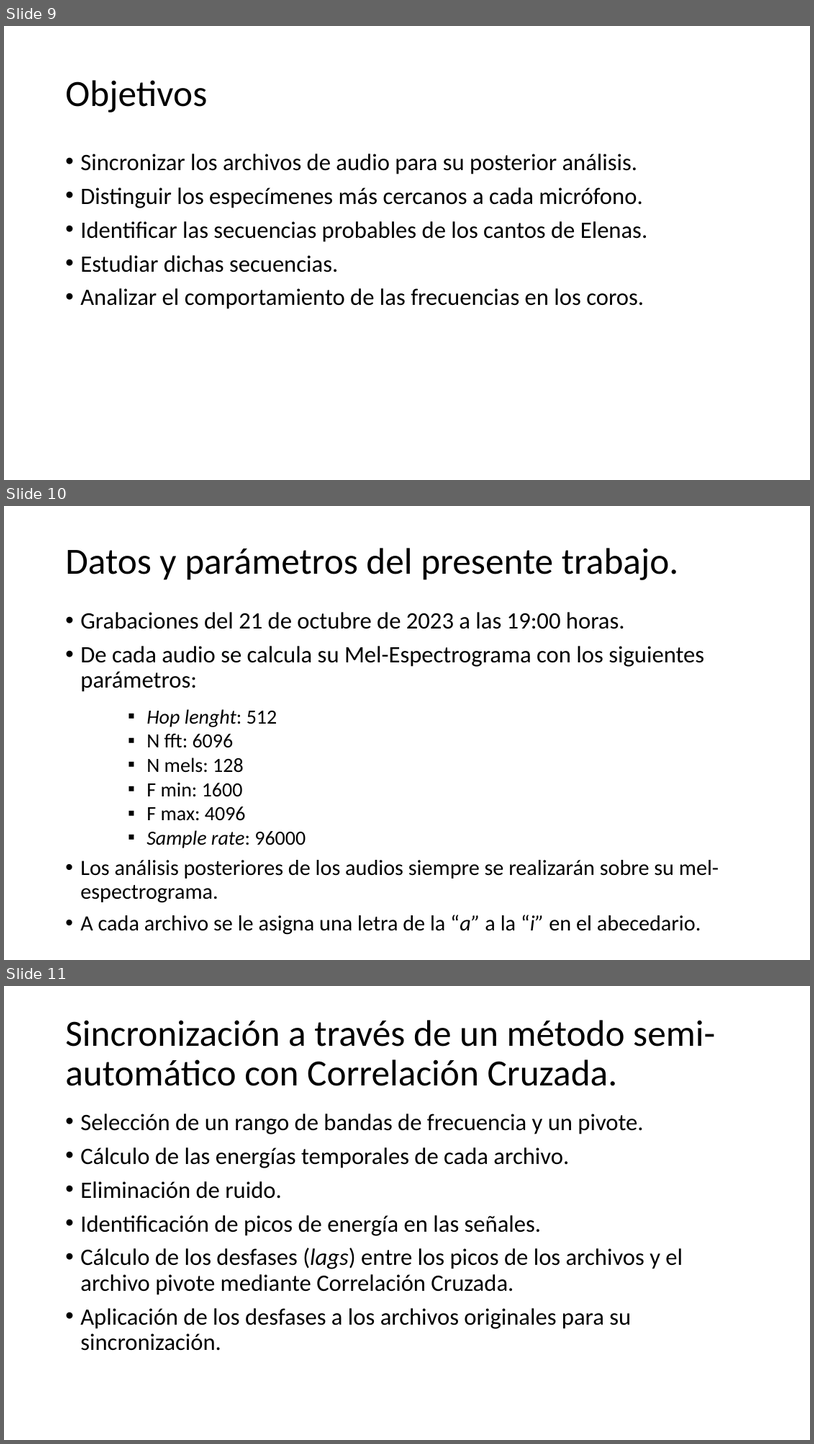
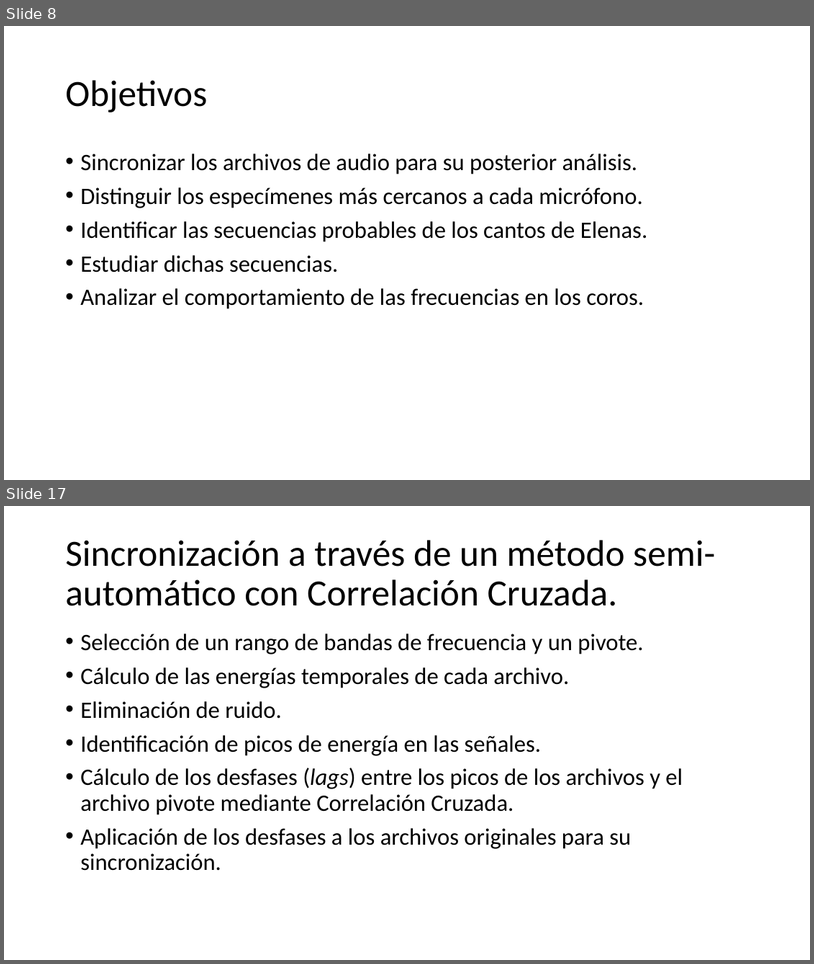
Before and after one commit to DanielMPMatCom/Identifying-Colines.-JCE-MatCom, a slide deck: presentation/Presentation.pptx. Shown one above the other, each under a label of ours: slides 9, 10 and 11 before the commit, slides 8 and 17 after it; the slides between them are not shown. The pictures are 814x1444 and 814x964 pixels, drawn with LibreOffice and Linux fonts; fonts in the diff are those of the drawing. Boxes give left, top, right and bottom in pixels: in the first picture for what was removed or moved away, otherwise in the second. Text is boxed around its words. In the diff, an @@ line names an element or a change of style, - is before the commit and + after.

```diff
--- a/presentation/Presentation.pptx
+++ b/presentation/Presentation.pptx
@@ slide 10 removed at [4, 506, 810, 960], background #FFFFFF @@
@@ title removed at [65, 548, 679, 580] @@
-Datos y parámetros del presente trabajo.
@@ text removed at [80, 612, 705, 692] @@
-• Grabaciones del 21 de octubre de 2023 a las 19:00 horas.
-• De cada audio se calcula su Mel-Espectrograma con los siguientes parámetros:
@@ text removed at [147, 709, 306, 848] @@
-▪ Hop lenght: 512
-▪ N fft: 6096
-▪ N mels: 128
-▪ F min: 1600
-▪ F max: 4096
-▪ Sample rate: 96000
@@ text removed at [80, 860, 719, 934] @@
-• Los análisis posteriores de los audios siempre se realizarán sobre su mel-espectrograma.
-• A cada archivo se le asigna una letra de la “a” a la “i” en el abecedario.
@@ what was slide 9 is now slide 8 @@
@@ what was slide 11 is now slide 17 @@
```
Also in this commit, not shown: 5 slides changed, 4 slides added, 5 other slides removed, 8 other files.
